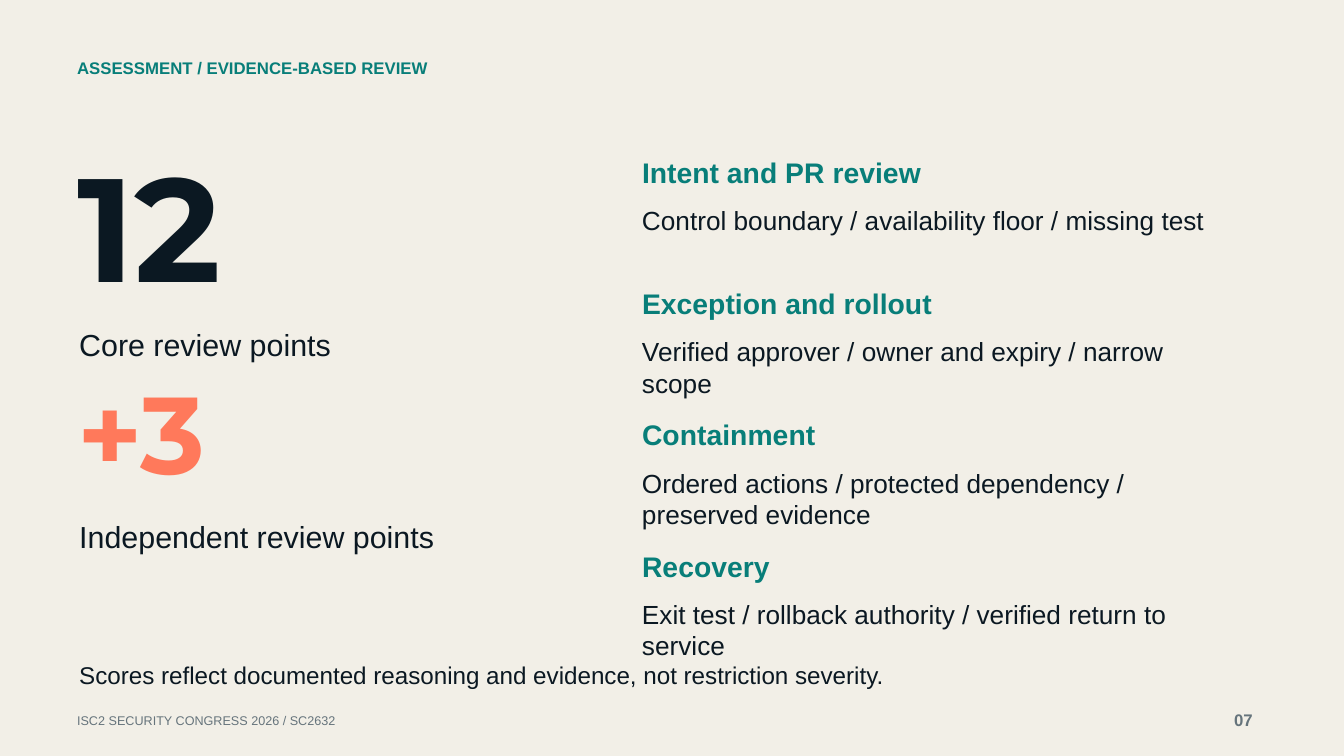
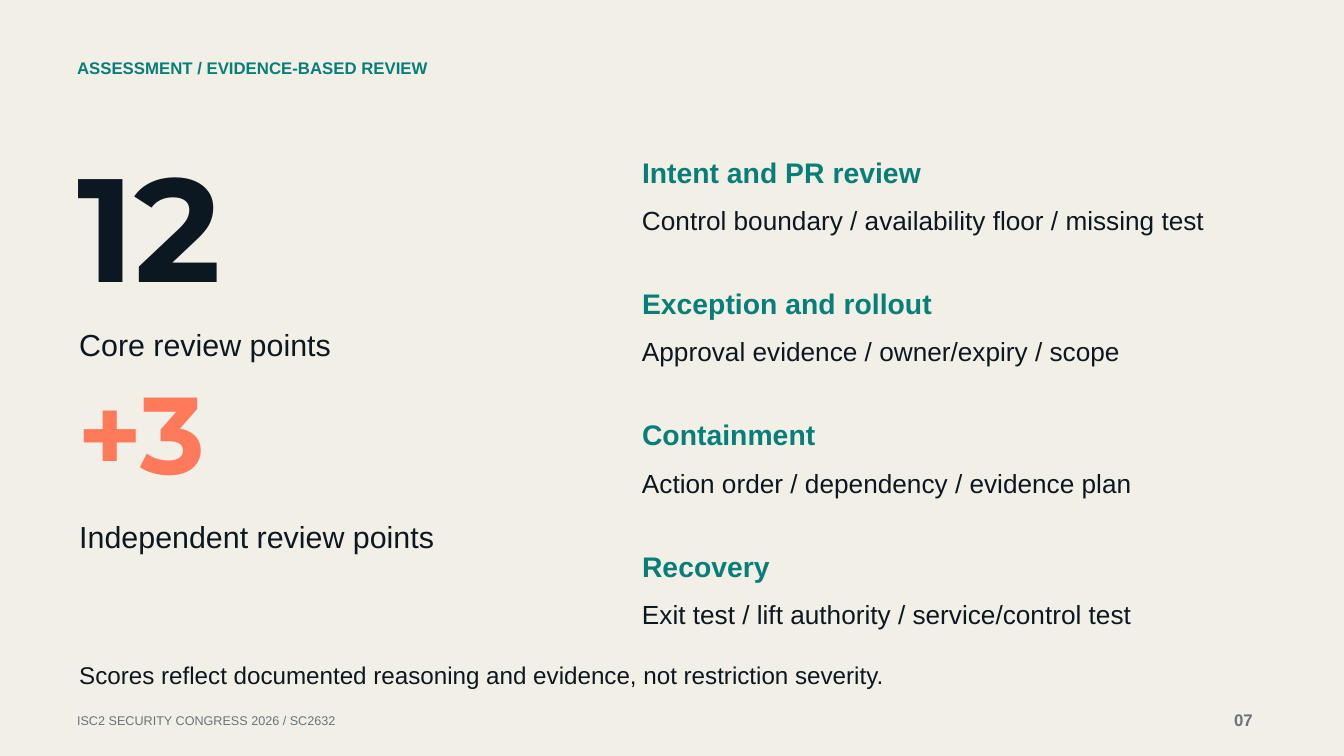
Before and after one commit to mgunjan/sc2632-tabletop, a slide deck: slide 7 of submission/2026-10-13/SC2632-session-four-cases.pptx. Drawn at 1344x756 pixels with LibreOffice and Linux fonts; fonts in the diff are those of the drawing. Boxes give left, top, right and bottom in pixels: in the first picture for what was removed or moved away, otherwise in the second. Text is boxed around its words. In the diff, an @@ line names an element or a change of style, - is before the commit and + after.

```diff
--- a/submission/2026-10-13/SC2632-session-four-cases.pptx
+++ b/submission/2026-10-13/SC2632-session-four-cases.pptx
@@ text at (642, 342, 1120, 367): text changed @@
-Verified approver / owner and expiry / narrow scope
+Approval evidence / owner/expiry / scope
@@ text at (642, 474, 1132, 498): text changed @@
-Ordered actions / protected dependency / preserved evidence
+Action order / dependency / evidence plan
@@ text at (642, 605, 1131, 630): text changed @@
-Exit test / rollback authority / verified return to service
+Exit test / lift authority / service/control test
```
Also in this commit, not shown: 11 other files.
